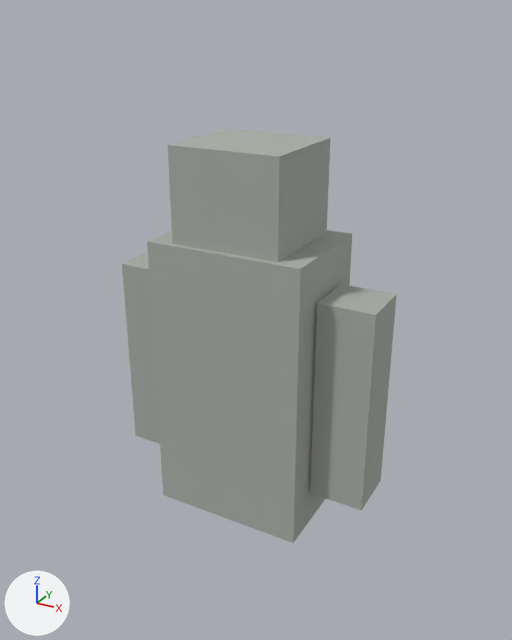
Before and after pictures for a commit that changed the glTF model public/model/quaternius/monsters/Troll.glb.
Camera for both pictures: a camera (50 mm lens) standing at (1.039, -1.861, 1.779) and looking at (0.058, -0.076, 0.886). Arrows for +X, +Y and +Z are at lower left; the lights stay in place. The picture after the commit comes second. Vertices at exactly the same position are counted once.

The first picture shows 'filler_Troll'.
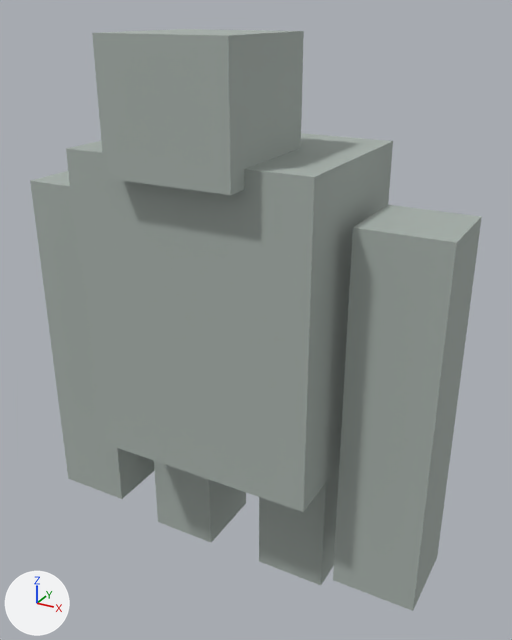
Boxes [x1, y1, x2, y2] around the edits, measured in the pictures (512 x 640 px):
'filler_Troll', reshaped (64% wider, 40% taller): before [122, 129, 397, 543]; after [30, 29, 482, 611]
part 1 of me_troll, added: after [66, 133, 393, 512]
part 2 of me_troll, added: after [92, 29, 304, 195]
part 3 of me_troll, added: after [30, 171, 154, 499]
part 4 of me_troll, added: after [333, 205, 482, 611]
part 5 of me_troll, added: after [154, 461, 246, 542]
part 6 of me_troll, added: after [259, 466, 339, 585]
part 7 of me_troll, deleted: before [147, 230, 352, 543]
part 8 of me_troll, deleted: before [168, 129, 330, 262]
part 9 of me_troll, deleted: before [122, 252, 160, 444]
part 10 of me_troll, deleted: before [310, 284, 397, 511]

The change in detail:
me_troll is used by ob_filler_troll; location (0.0, 0.0, 0.0).
me_troll had 32 vertices, 48 faces and spanned x -0.45..0.45, y -0.19..0.19, z 0.175..1.42.
me_troll now has 48 vertices, 72 faces and spans x -0.68..0.68, y -0.44..0.175, z -0.02..1.725.
me_troll part 1: a new loose piece, a box spanning x -0.375..0.375, y -0.375..0.175, z 0.475..1.425, in mat_monsters_troll_material (grey #aab3ad).
me_troll part 2: a new loose piece, a box spanning x -0.19..0.19, y -0.44..-0.06, z 1.375..1.725, in mat_monsters_troll_material (grey #aab3ad).
me_troll part 3: a new loose piece, a box spanning x -0.68..-0.42, y -0.23..0.03, z 0.125..1.275, in mat_monsters_troll_material (grey #aab3ad).
me_troll part 4: a new loose piece, a box spanning x 0.42..0.68, y -0.23..0.03, z 0.125..1.275, in mat_monsters_troll_material (grey #aab3ad).
me_troll part 5: a new loose piece, a box spanning x -0.34..-0.1, y -0.13..0.13, z -0.02..0.5, in mat_monsters_troll_material (grey #aab3ad).
me_troll part 6: a new loose piece, a box spanning x 0.1..0.34, y -0.13..0.13, z -0.02..0.5, in mat_monsters_troll_material (grey #aab3ad).
me_troll part 7: the loose piece of 8 vertices spanning x -0.26..0.26, y -0.19..0.19, z 0.175..1.125 is deleted.
me_troll part 8: the loose piece of 8 vertices spanning x -0.18..0.18, y -0.17..0.17, z 1.08..1.42 is deleted.
me_troll part 9: the loose piece of 8 vertices spanning x -0.45..-0.27, y -0.09..0.09, z 0.31..0.99 is deleted.
me_troll part 10: the loose piece of 8 vertices spanning x 0.27..0.45, y -0.09..0.09, z 0.31..0.99 is deleted.
